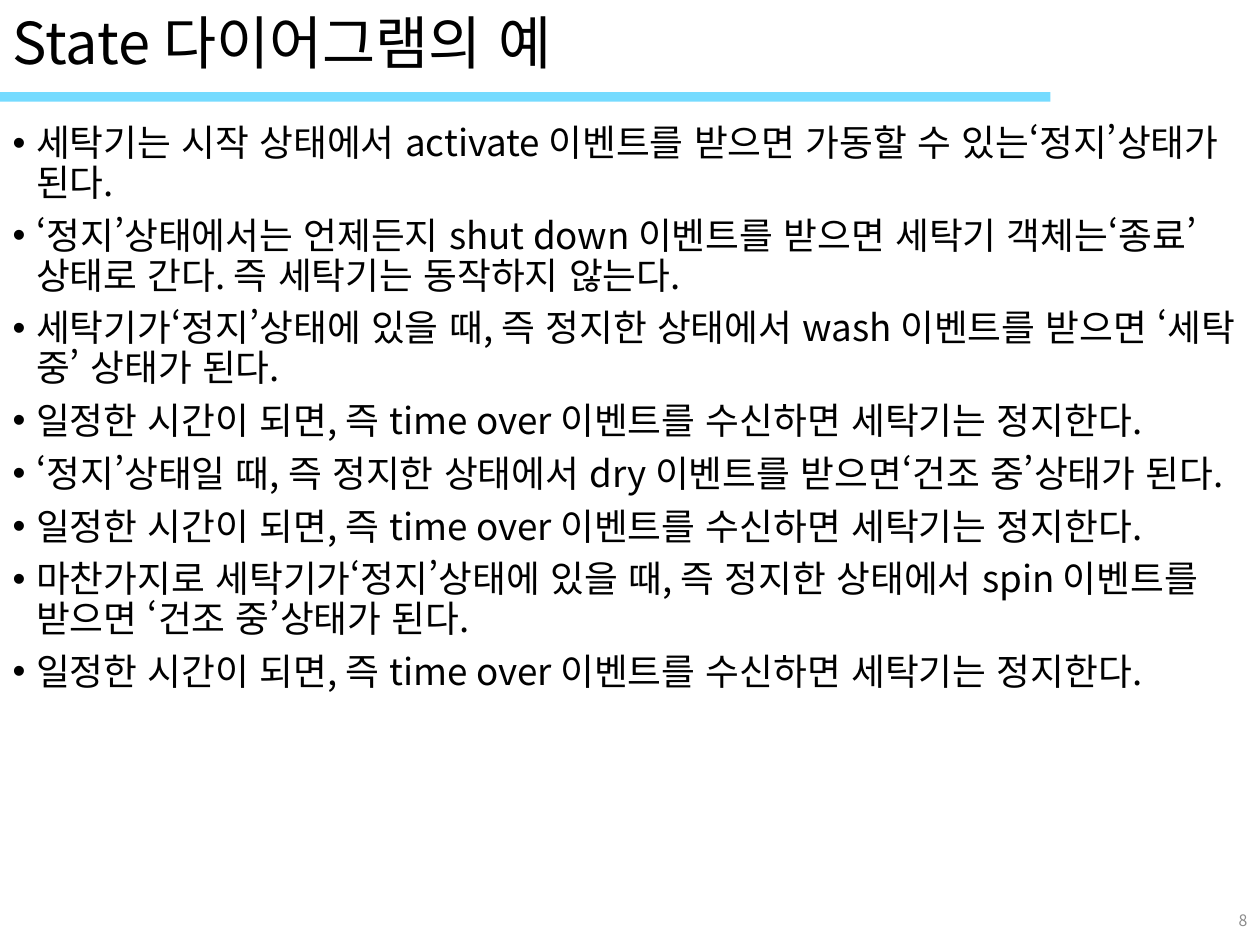
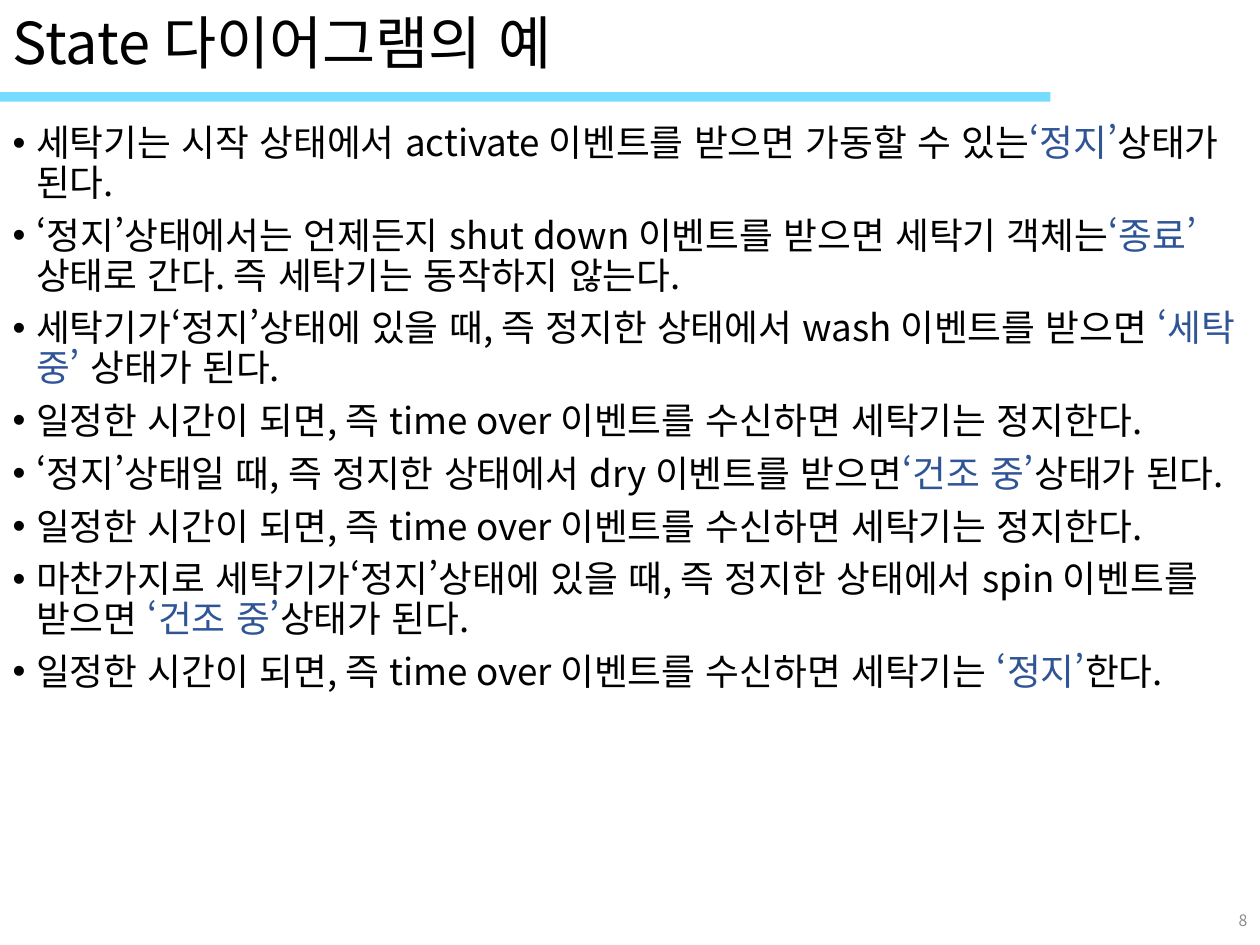
Before and after one commit to kys17326/starUML, a slide deck: slide 8 of 객체UML/10_객체UML(스테이트).pptx. Drawn at 1260x945 pixels with LibreOffice and Linux fonts; fonts in the diff are those of the drawing; background and template pictures are left out. Boxes give left, top, right and bottom in pixels: in the first picture for what was removed or moved away, otherwise in the second. Text is boxed around its words. In the diff, an @@ line names an element or a change of style, - is before the commit and + after.

Commit message:
State Diagram

```diff
--- a/객체UML/10_객체UML(스테이트).pptx
+++ b/객체UML/10_객체UML(스테이트).pptx
@@ text at bbox=[36, 123, 1236, 635]: text colour #000000 to #2F5597 in "있는‘정지’상태가", "객체는‘종료’", "‘세탁 중’", "받으면‘건조 중’상태가" and 1 more places @@
@@ text at bbox=[36, 652, 1163, 692]: text changed @@
-• 일정한 시간이 되면, 즉 time over 이벤트를 수신하면 세탁기는 정지한다.
+• 일정한 시간이 되면, 즉 time over 이벤트를 수신하면 세탁기는 ‘정지’한다.
```
Also in this commit, not shown: 15 other files.
